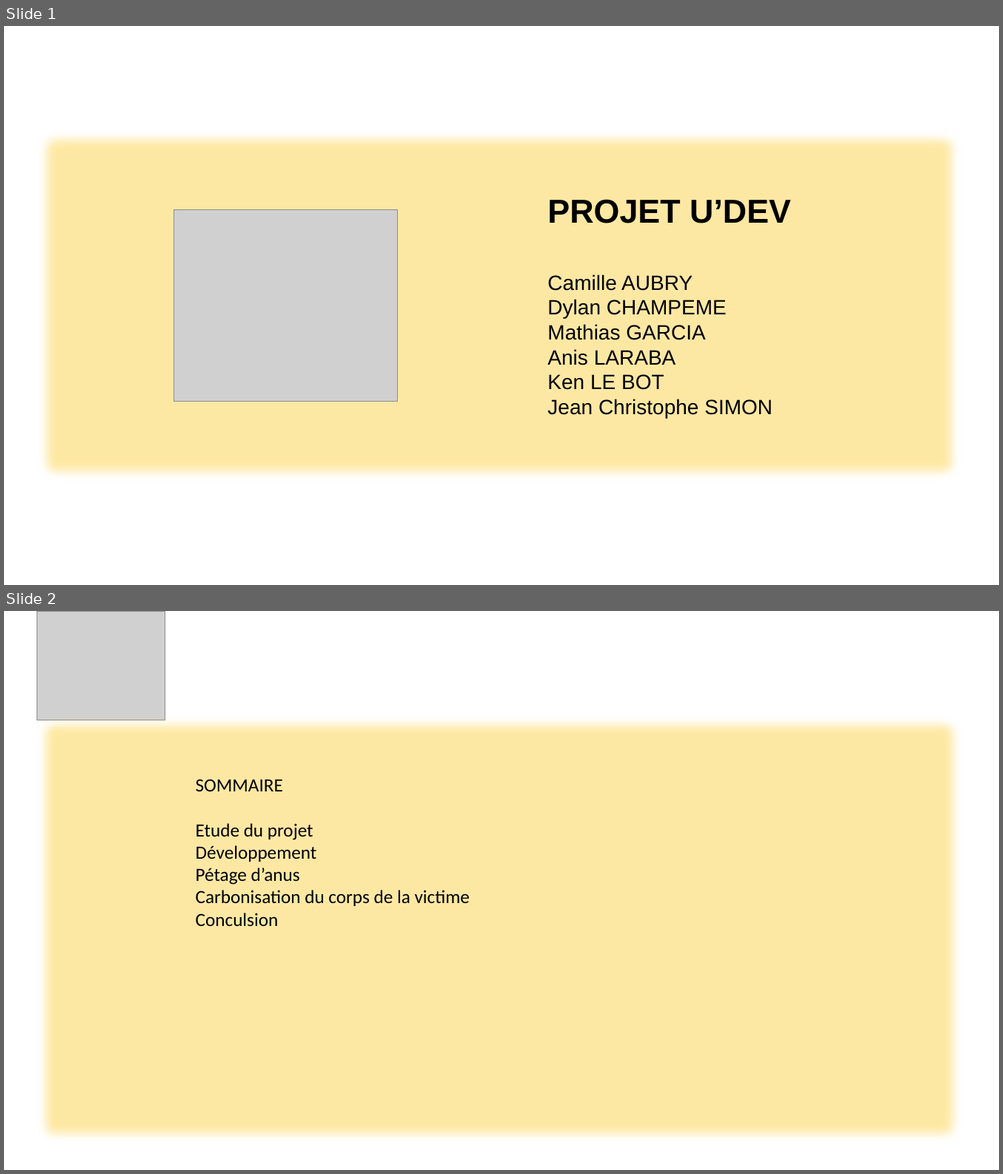
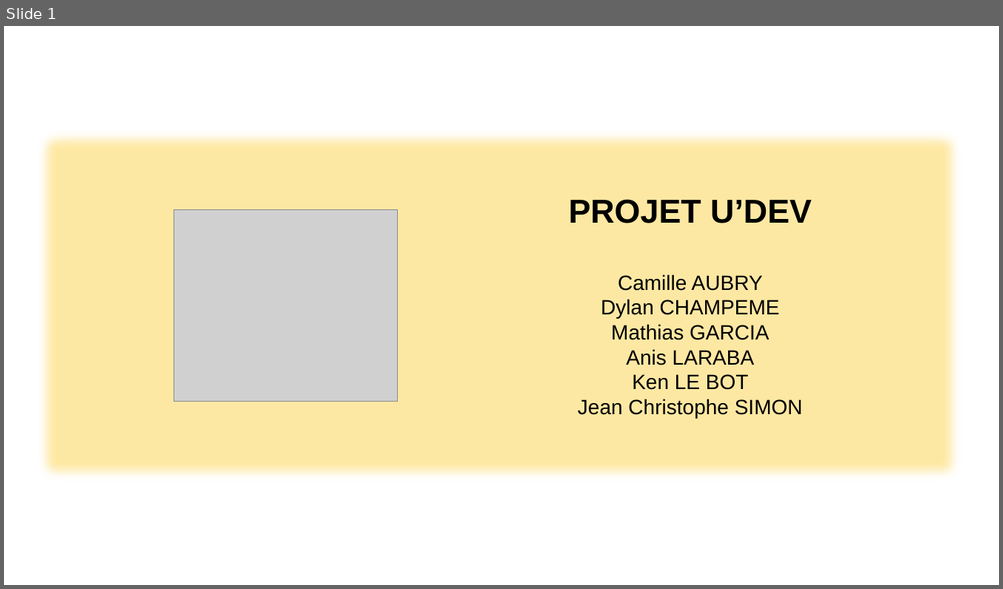
Before and after one commit to ChampemeDylan/UPOP, a slide deck: DIAPO.pptx. Shown one above the other, each under a label of ours: slides 1 and 2 before the commit, slide 1 after it. The pictures are 1003x1174 and 1003x589 pixels, drawn with LibreOffice and Linux fonts; fonts in the diff are those of the drawing; grey boxes stand for pictures; background and template pictures are left out. Boxes give left, top, right and bottom in pixels: in the first picture for what was removed or moved away, otherwise in the second. Text is boxed around its words. In the diff, an @@ line names an element or a change of style, - is before the commit and + after.

```diff
--- a/DIAPO.pptx
+++ b/DIAPO.pptx
@@ slide 2 removed at (x1=4, y1=611, x2=999, y2=1170), background picture (left out) @@
@@ picture removed at (x1=37, y1=611, x2=165, y2=721) @@
@@ rectangle removed at (x1=31, y1=711, x2=968, y2=1149) @@
@@ text removed at (x1=196, y1=779, x2=469, y2=927) @@
-SOMMAIRE
-Etude du projet
-Développement
-Pétage d’anus
-Carbonisation du corps de la victime
-Conculsion
@@ slide 1 changed as well @@
@@ text "PROJET U’DEV" at (x1=569, y1=199, x2=811, y2=418): alignment left to centre @@
```
Also in this commit, not shown: 1 other slide changed, 17 slides added.
